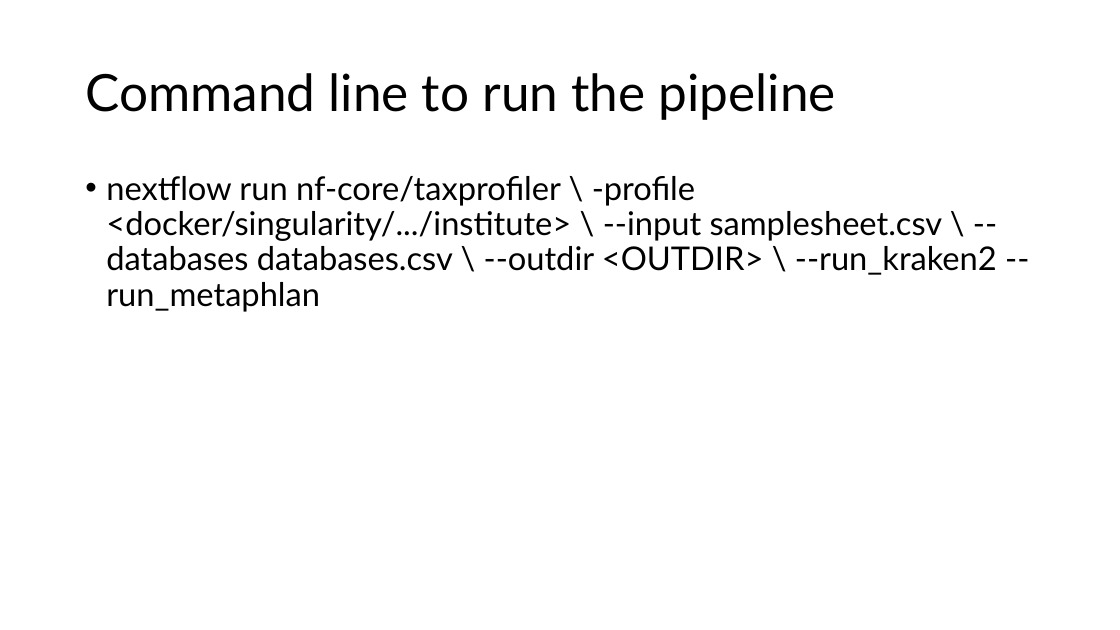
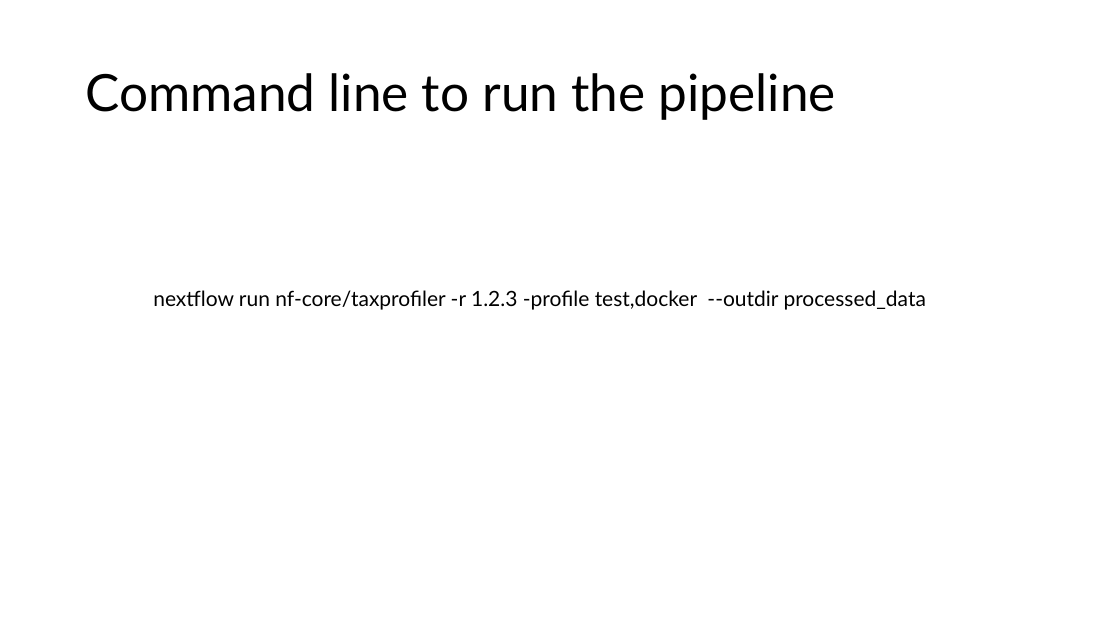
Before and after one commit to biosustain/dsp_metagenomics_training, a slide deck: slide 13 of course_contents/DataProcessing_taxprofiler.pptx (slide 10 before the commit). Drawn at 1120x630 pixels with LibreOffice and Linux fonts; fonts in the diff are those of the drawing. Boxes give left, top, right and bottom in pixels: in the first picture for what was removed or moved away, otherwise in the second. Text is boxed around its words. In the diff, an @@ line names an element or a change of style, - is before the commit and + after.

Commit message:
Fixed DataProcessing_taxprofiler.pptx

```diff
--- a/course_contents/DataProcessing_taxprofiler.pptx
+++ b/course_contents/DataProcessing_taxprofiler.pptx
@@ text removed at bbox=[106, 176, 997, 312] @@
-• nextflow run nf-core/taxprofiler \ -profile <docker/singularity/.../institute> \ --input samplesheet.csv \ --databases databases.csv \ --outdir <OUTDIR> \ --run_kraken2 --run_metaphlan
@@ text added at bbox=[153, 290, 926, 310], 18 pt, text #000000 @@
+nextflow run nf-core/taxprofiler -r 1.2.3 -profile test,docker --outdir processed_data
```
Also in this commit, not shown: 4 other slides changed, 5 slides added, 2 slides removed.
